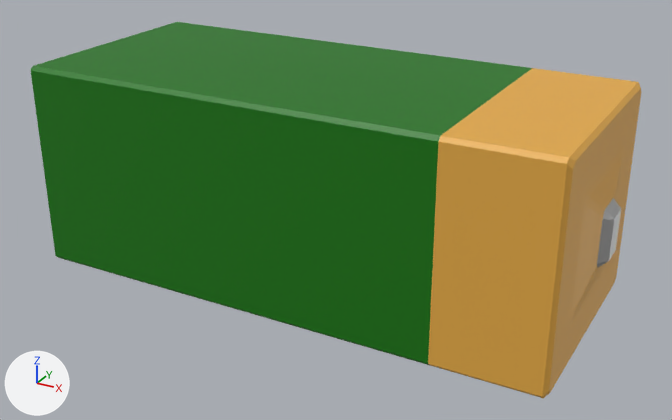
What one commit did to the COLLADA model nist_gear/models/assembly_battery_green_ariac/meshes/battery_part_green.dae.
Before and after are seen from a camera (50 mm lens) standing at (0.1077, -0.1915, 0.087) and looking at (0.0038, -0.0026, -0.0075). Arrows for +X, +Y and +Z are at lower left; the lights stay in place. Vertices at the same position are counted once.

The scene before the commit, as lines of its bpy script (objects in view):
```python
me_cube_001 = bpy.data.meshes.new('Cube.001')
me_cube_001.from_pydata(...)  # 80 vertices, 156 faces; spans x -0.0687..0.0721, y -0.0299..0.0299, z -0.0267..0.0267
# faces by material slot: [30, 42, 84]
me_cube_001.materials.append(mat_metal_002)  # light grey #d0d0d0
me_cube_001.materials.append(mat_black_001)  # dark green #107501
me_cube_001.materials.append(mat_copper_001)  # orange #e7ac46
ob_battery = bpy.data.objects.new('BATTERY', me_cube_001)
ob_battery.location = (0.0, 0.0, 0.0)
```
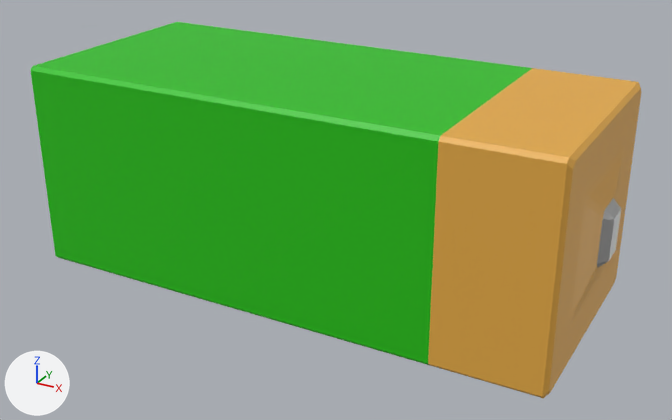
Location of each change, (x1, y1, x2, y2) in pixels of the pictures (672 x 420 px):
part 1 of me_cube_001, recoloured
    both: (31, 22, 532, 365)

The change, as a list of edits to the scene's bpy script:
```text
Add mat_black_002:
    mat_black_002 = principled_material('black.002')
    mat_black_002.base_color = (0.0168, 0.539, 0.00273)  # green #23c209
Change me_cube_001:
    where me_cube_001.from_pydata(...)  # 80 vertices, 156 faces; spans x -0.0687..0.0721, y -0.0299..0.0299, z -0.0267..0.0267
    used by ob_battery; location = (0.0, 0.0, 0.0)
    me_cube_001 part 1: all 42 faces that had it switch from mat_black_001 (dark green #107501) to mat_black_002 (green #23c209)
```
